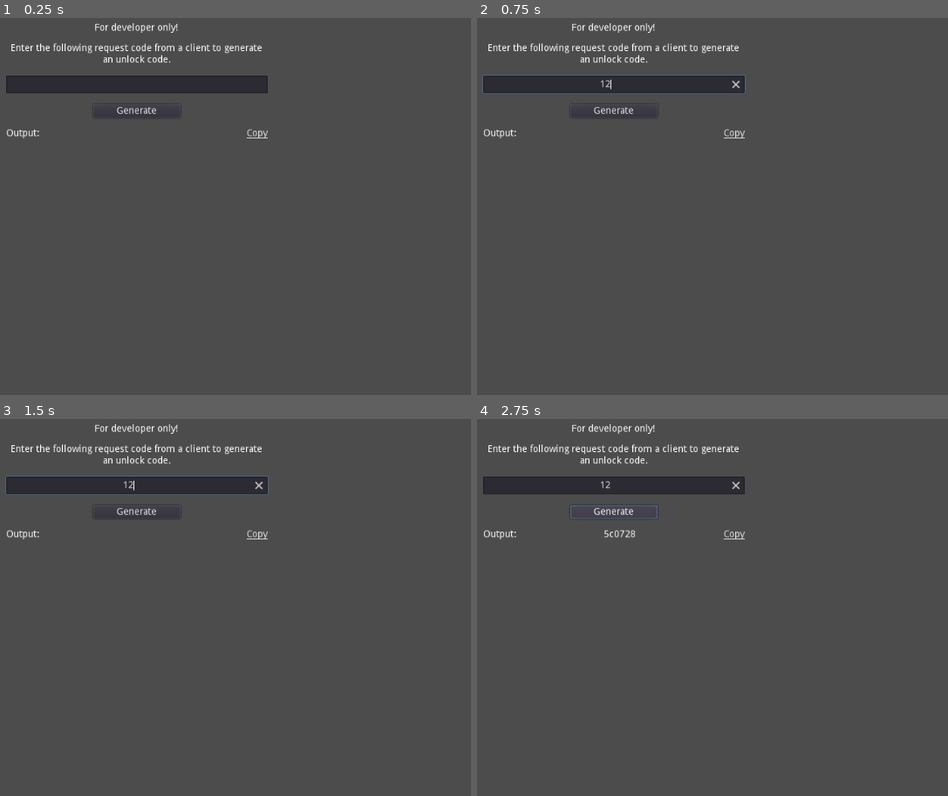
Above: before the commit, frames 1-4 (two rows, left to right).
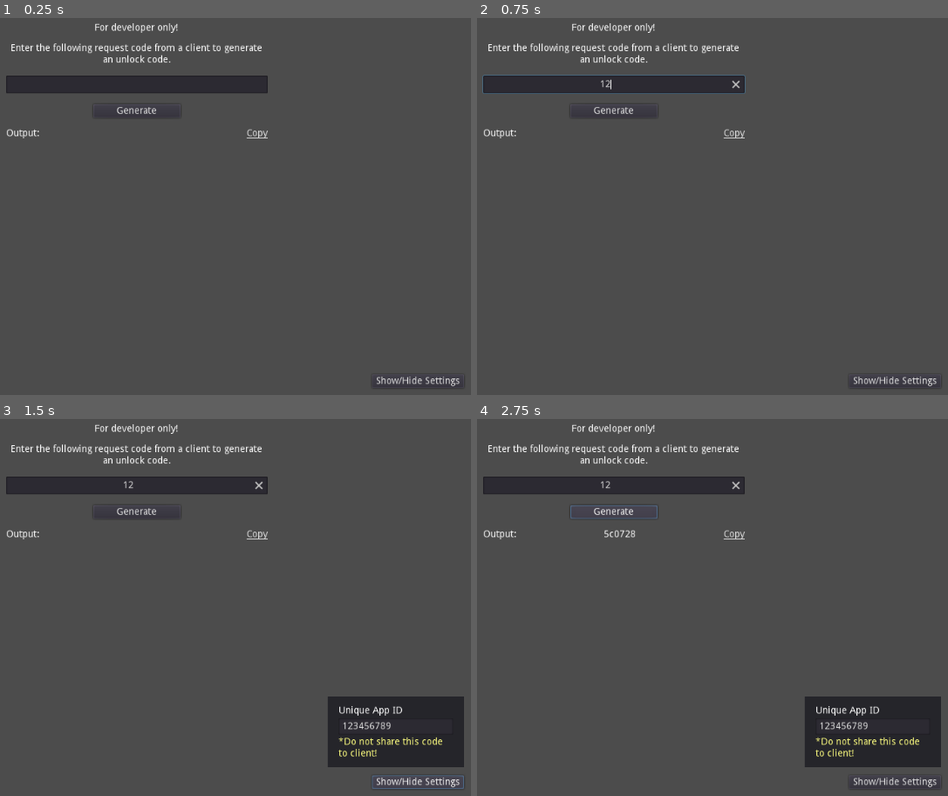
Above: after the commit, the same moments.

Repository: Firstject/godot-app-locker
Game: Godot game, scene res://Src/Scene/CodeDevGenerator/CodeDevGenerator.tscn
Two runs of this game, one before a commit and one after it. Both use one fixed random seed, a clock stepped at 60 frames per second and the inputs below. The project has no main scene, so this scene is started directly.
Inputs (mouse positions are in pixels of both pictures, inside the frame that each line leads up to):
- Up to frame 1 (0.25 s): no input
- Up to frame 2 (0.75 s): click (613, 85) at 0.52 s; type "12" at 0.6 s
- Up to frame 3 (1.5 s): click (419, 780) at 1.25 s, where only the run after the commit has a clickable "Show/Hide Settings"
- Up to frame 4 (2.75 s): click "Generate" at 2 s

The runs differ from the first frame. In frame 1, 0.2% of the frame differs, in the area x 80-98%, y 95-98%; in frame 2, 0.2%; in frame 3, 5.8%, in the area x 1-99%, y 15-99%; in frame 4, 5.4%.

Commit message:
Add configurable app unique id (game owner)

Diff:
--- a/Project/Src/Scene/CodeDevGenerator/CodeDevGenerator.gd
+++ b/Project/Src/Scene/CodeDevGenerator/CodeDevGenerator.gd
@@ -25,12 +25,17 @@
 
 onready var request_line_edit = $MarginContainer/Control/VBox/RequestLineEdit
 onready var output_label = $MarginContainer/Control/VBox/OutputHbox/OutputLabel
+onready var unique_id_panel = $MarginContainer/Control/SettingsToggleButton/UniqueIDPanel
+onready var unique_id_line_edit = $MarginContainer/Control/SettingsToggleButton/UniqueIDPanel/VBox/UniqueLineEdit
 
 export (String) var unique_app_id = "123456789"
 
 #-------------------------------------------------
 #      Notifications
 #-------------------------------------------------
+
+func _ready() -> void:
+	_update_unique_id_setting_text()
 
 #-------------------------------------------------
 #      Virtual Methods
@@ -58,10 +63,25 @@
 func _on_CopyLinkButton_pressed() -> void:
 	OS.set_clipboard(output_label.text)
 
+func _on_SettingsToggleButton_pressed() -> void:
+	_toggle_unique_id_panel_visible()
+
+func _on_UniqueLineEdit_text_changed(new_text: String) -> void:
+	_update_unique_id_setting(new_text)
+
 #-------------------------------------------------
 #      Private Methods
 #-------------------------------------------------
 
+func _toggle_unique_id_panel_visible():
+	unique_id_panel.visible = !unique_id_panel.visible
+
+func _update_unique_id_setting_text():
+	unique_id_line_edit.text = unique_app_id
+
+func _update_unique_id_setting(new_text: String):
+	unique_app_id = new_text
+
 #-------------------------------------------------
 #      Setters & Getters
 #-------------------------------------------------
--- a/Project/Src/Scene/CodeDevGenerator/CodeDevGenerator.tscn
+++ b/Project/Src/Scene/CodeDevGenerator/CodeDevGenerator.tscn
@@ -97,5 +97,67 @@
 margin_right = 384.0
 margin_bottom = 14.0
 text = "Copy"
+
+[node name="SettingsToggleButton" type="Button" parent="MarginContainer/Control"]
+anchor_left = 1.0
+anchor_top = 1.0
+anchor_right = 1.0
+anchor_bottom = 1.0
+margin_left = -12.0
+margin_top = -20.0
+grow_horizontal = 0
+text = "Show/Hide Settings"
+__meta__ = {
+"_edit_use_anchors_": false
+}
+
+[node name="UniqueIDPanel" type="Panel" parent="MarginContainer/Control/SettingsToggleButton"]
+visible = false
+anchor_left = 1.0
+anchor_top = 1.0
+anchor_right = 1.0
+anchor_bottom = 1.0
+margin_left = -200.0
+margin_top = -136.0
+margin_bottom = -32.0
+grow_horizontal = 0
+__meta__ = {
+"_edit_use_anchors_": false
+}
+
+[node name="VBox" type="VBoxContainer" parent="MarginContainer/Control/SettingsToggleButton/UniqueIDPanel"]
+anchor_right = 1.0
+anchor_bottom = 1.0
+margin_left = 16.0
+margin_top = 14.0
+margin_right = -16.0
+margin_bottom = -16.0
+__meta__ = {
+"_edit_use_anchors_": false
+}
+
+[node name="UniqueLabel" type="Label" parent="MarginContainer/Control/SettingsToggleButton/UniqueIDPanel/VBox"]
+margin_right = 168.0
+margin_bottom = 14.0
+text = "Unique App ID"
+
+[node name="UniqueLineEdit" type="LineEdit" parent="MarginContainer/Control/SettingsToggleButton/UniqueIDPanel/VBox"]
+margin_top = 18.0
+margin_right = 168.0
+margin_bottom = 42.0
+context_menu_enabled = false
+shortcut_keys_enabled = false
+selecting_enabled = false
+placeholder_text = "Your secret ID"
+
+[node name="UniqueTip" type="Label" parent="MarginContainer/Control/SettingsToggleButton/UniqueIDPanel/VBox"]
+margin_top = 46.0
+margin_right = 168.0
+margin_bottom = 77.0
+custom_colors/font_color = Color( 1, 1, 0.501961, 1 )
+text = "*Do not share this code to client!"
+autowrap = true
 [connection signal="pressed" from="MarginContainer/Control/VBox/GenerateButton" to="." method="_on_GenerateButton_pressed"]
 [connection signal="pressed" from="MarginContainer/Control/VBox/OutputHbox/CopyLinkButton" to="." method="_on_CopyLinkButton_pressed"]
+[connection signal="pressed" from="MarginContainer/Control/SettingsToggleButton" to="." method="_on_SettingsToggleButton_pressed"]
+[connection signal="text_changed" from="MarginContainer/Control/SettingsToggleButton/UniqueIDPanel/VBox/UniqueLineEdit" to="." method="_on_UniqueLineEdit_text_changed"]
